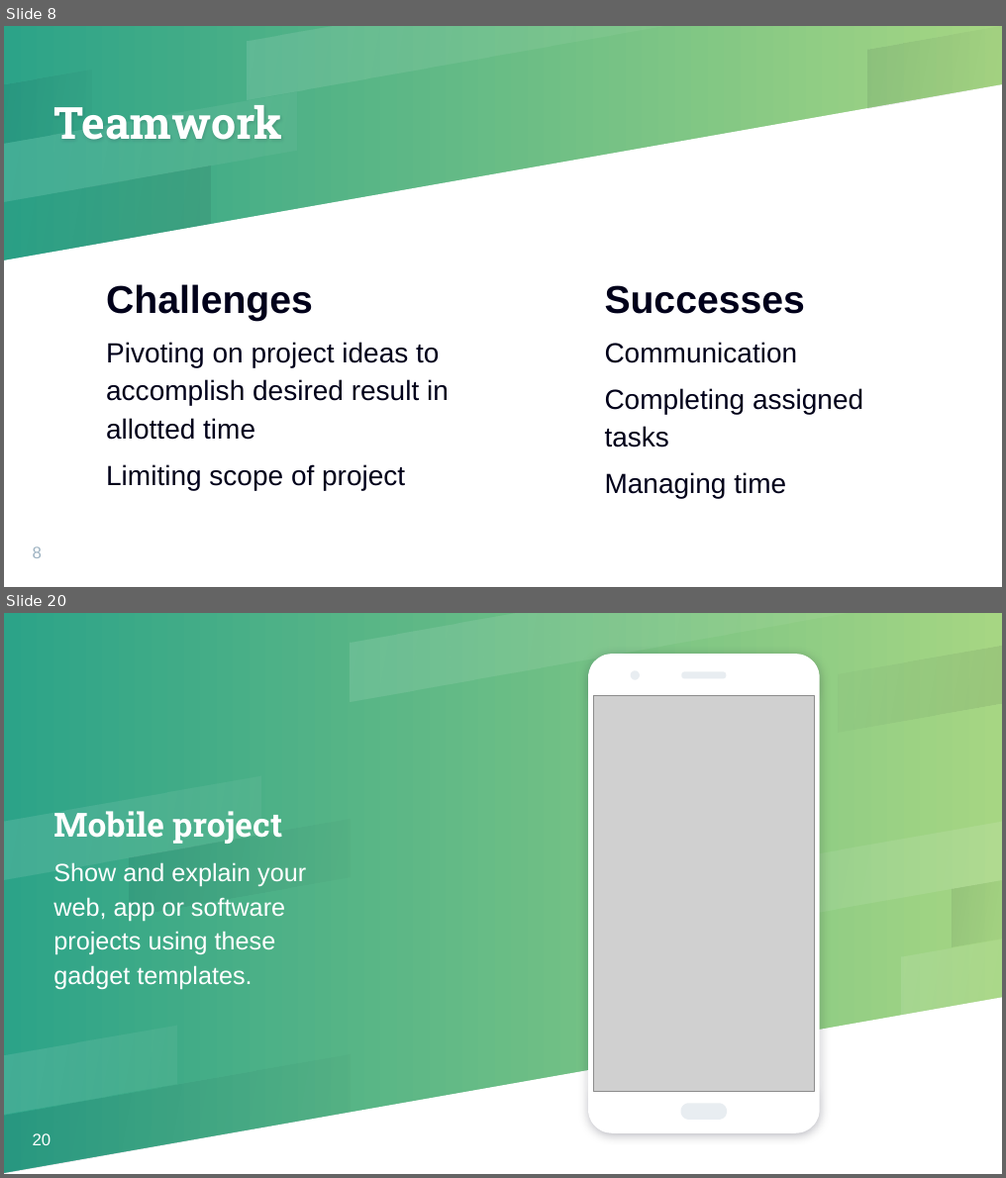
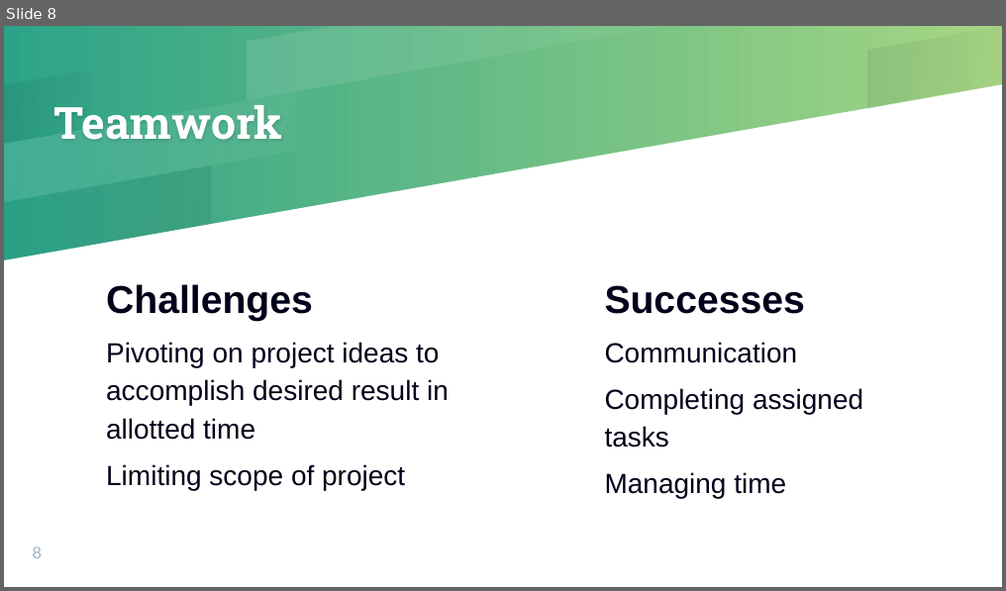
Before and after one commit to Challett1129/Group1-Project, a slide deck: assets/Presentation/Group-1-Presentation-Slides v3.pptx. Shown one above the other, each under a label of ours: slides 8 and 20 before the commit, slide 8 after it; the slides between them are not shown. The pictures are 1006x1178 and 1006x591 pixels, drawn with LibreOffice and Linux fonts; fonts in the diff are those of the drawing; grey boxes stand for pictures. Boxes give left, top, right and bottom in pixels: in the first picture for what was removed or moved away, otherwise in the second. Text is boxed around its words. In the diff, an @@ line names an element or a change of style, - is before the commit and + after.

```diff
--- a/assets/Presentation/Group-1-Presentation-Slides v3.pptx
+++ b/assets/Presentation/Group-1-Presentation-Slides v3.pptx
@@ slide 20 removed at [4, 613, 1002, 1174], background gradient #2CA388 to #A6D683 @@
@@ group removed at [588, 654, 820, 1134]: 4 freeform shapes @@
@@ group removed at [4, 613, 1002, 1173]: 10 freeform shapes @@
@@ picture removed at [593, 696, 814, 1092] @@
@@ text removed at [54, 811, 306, 989] @@
-Mobile project
-Show and explain your web, app or software projects using these gadget templates.
@@ page number removed at [33, 1134, 52, 1146] @@
-20
```
Also in this commit, not shown: 3 slides changed, 3 slides added, 29 other slides removed.
